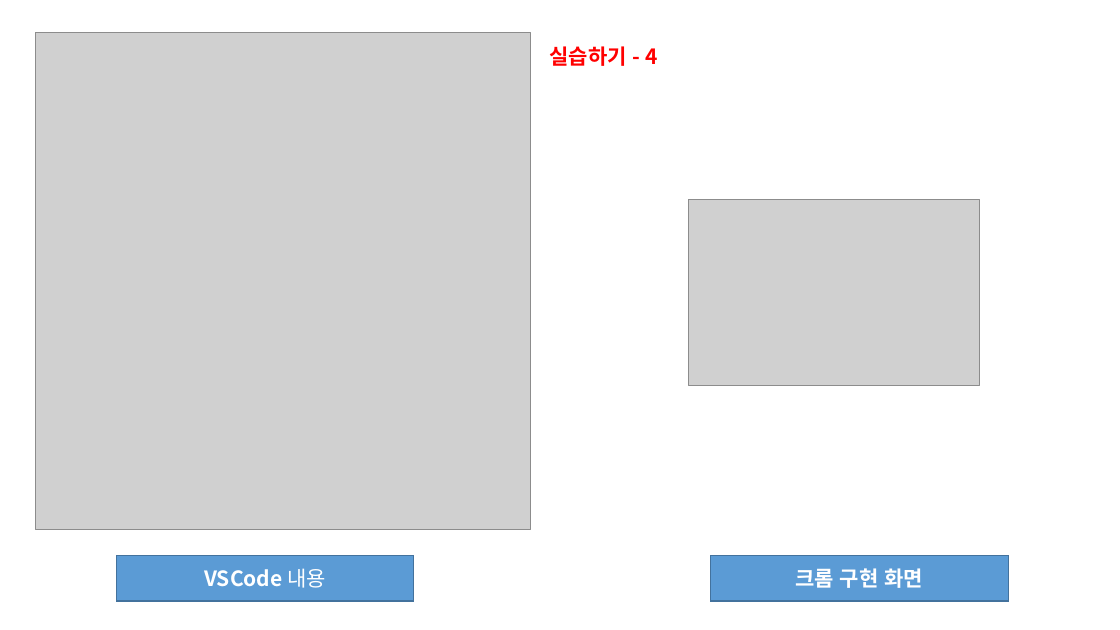
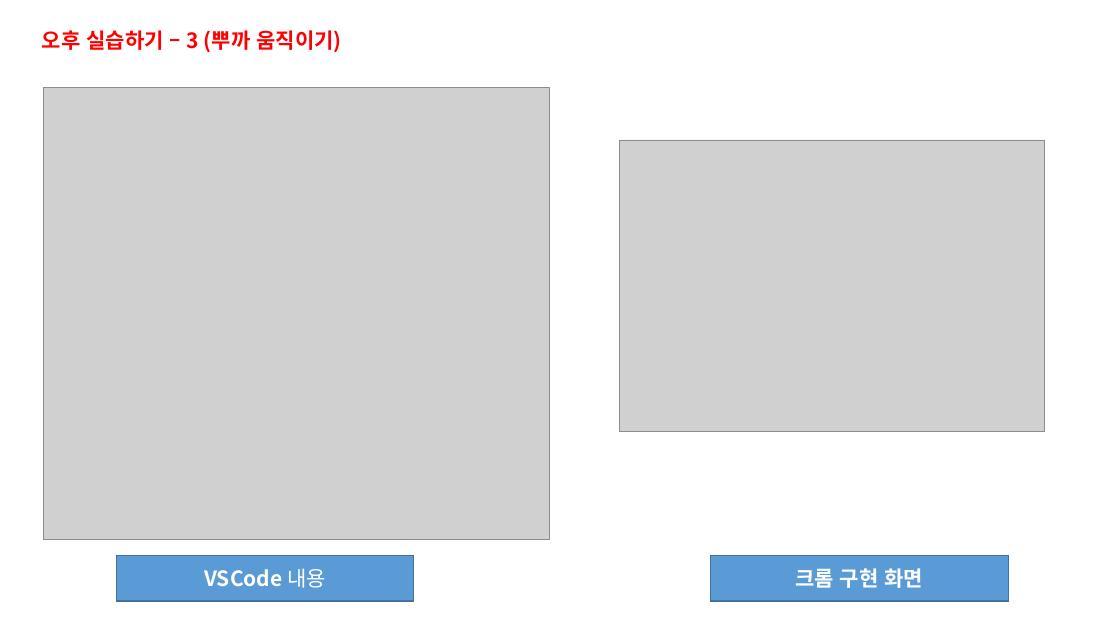
Before and after one commit to sonyoungsik/------, a slide deck: slide 15 of HTML(전체)/5월 13일 폴더/5강 과제 제출(손영식).pptx (slide 16 before the commit). Drawn at 1120x630 pixels with LibreOffice and Linux fonts; fonts in the diff are those of the drawing; grey boxes stand for pictures. Boxes give left, top, right and bottom in pixels: in the first picture for what was removed or moved away, otherwise in the second. Text is boxed around its words. In the diff, an @@ line names an element or a change of style, - is before the commit and + after.

```diff
--- a/HTML(전체)/5월 13일 폴더/5강 과제 제출(손영식).pptx
+++ b/HTML(전체)/5월 13일 폴더/5강 과제 제출(손영식).pptx
@@ text at (42,30,341,52): text changed @@
-실습하기 - 4
+오후 실습하기 – 3 (뿌까 움직이기)
@@ picture: place and size @@
-picture at (35,33,530,530)
+picture at (44,87,549,539)
@@ picture: place and size @@
-picture at (689,199,981,385)
+picture at (620,140,1045,432)
```
Also in this commit, not shown: 4 other slides changed, 11 slides added, 13 slides removed, 11 other files.
